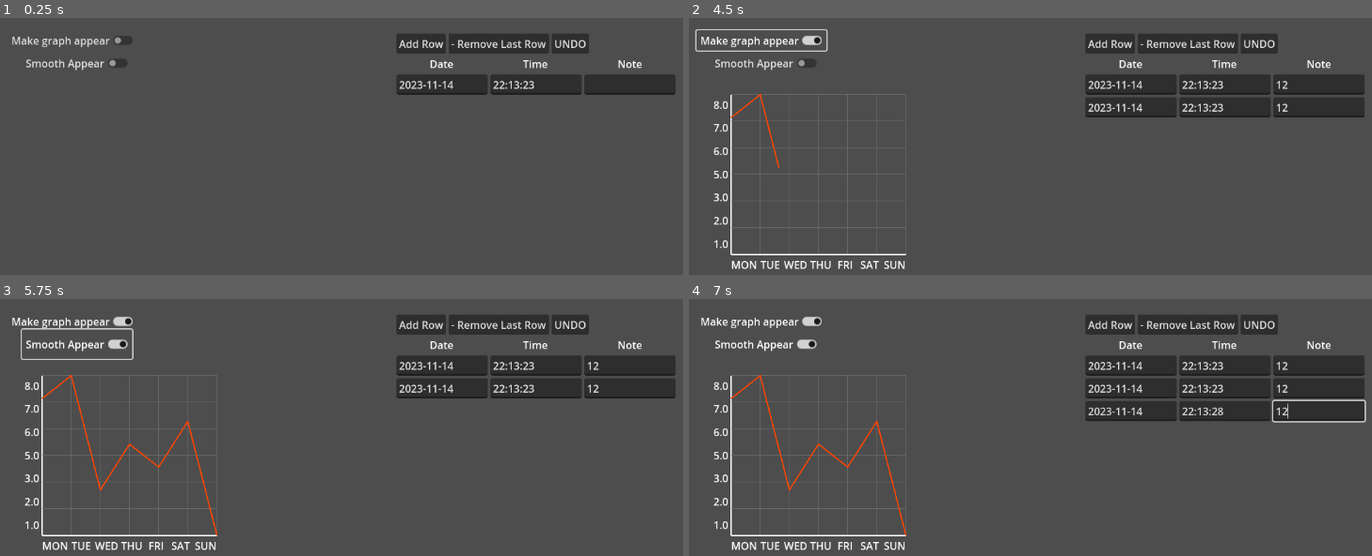
Above: before the commit, frames 1-4 (two rows, left to right).
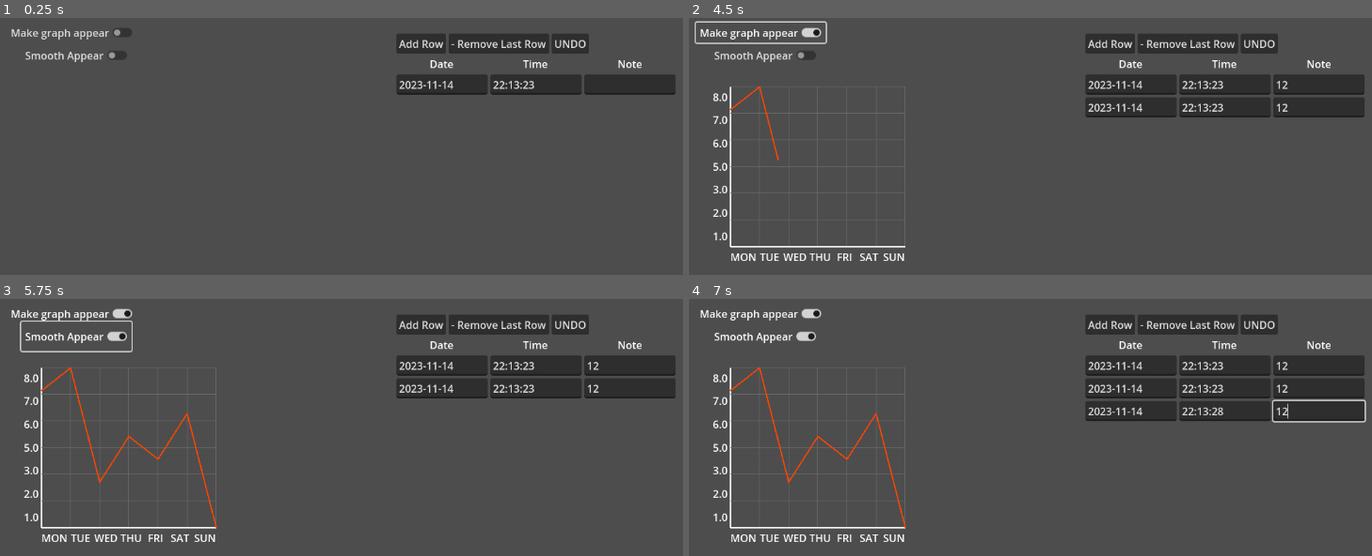
Above: after the commit, the same moments.

Repository: livshettles/habit-tracker
Game: Godot game, scene res://Tracker_App_Main.tscn
Two runs of this game, one before a commit and one after it. Both use one fixed random seed, a clock stepped at 60 frames per second and the inputs below.
Inputs (mouse positions are in pixels of both pictures, inside the frame that each line leads up to):
- Up to frame 1 (0.25 s): no input
- Up to frame 2 (4.5 s): click "Add Row" at 0.5 s; click (1317, 84) at 1.27 s; type "12" at 1.35 s; click (1317, 107) at 1.5 s; type "12" at 1.58 s; click (1317, 107) at 2.02 s; type "12" at 2.1 s; click "- Remove Last Row" at 2.75 s; click "UNDO" at 3.5 s; click "Make graph appear" at 4.25 s
- Up to frame 3 (5.75 s): click "Smooth Appear" at 5 s
- Up to frame 4 (7 s): click "Add Row" at 5.75 s; click (1317, 412) at 6.52 s; type "12" at 6.6 s

The runs differ from the first frame. In frame 1, 1.1% of the frame differs, in the area x 1-20%, y 4-21%; in frame 2, 3.7%; in frame 3, 4.3%, in the area x 1-32%, y 3-98%; in frame 4, 3.9%.

Commit message:
Update Tracker_App_Main.tscn

Diff:
--- a/ggweight_v0/Tracker_App_Main.tscn
+++ b/ggweight_v0/Tracker_App_Main.tscn
@@ -6,6 +6,9 @@
 
 [node name="Tracker_App" type="Node2D"]
 
+[node name="DataStore" type="Node" parent="."]
+script = ExtResource("3_mfg28")
+
 [node name="EditableTable" parent="." instance=ExtResource("1_w55hq")]
 offset_left = 658.0
 offset_top = 24.0
@@ -13,7 +16,3 @@
 offset_bottom = 63.0
 
 [node name="Graph" parent="." instance=ExtResource("2_kd57b")]
-position = Vector2(1, 12)
-
-[node name="DataStore" type="Node" parent="."]
-script = ExtResource("3_mfg28")
